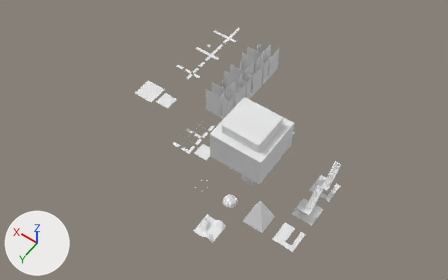
The Blender file blend_files/00template.blend, before and after one commit.
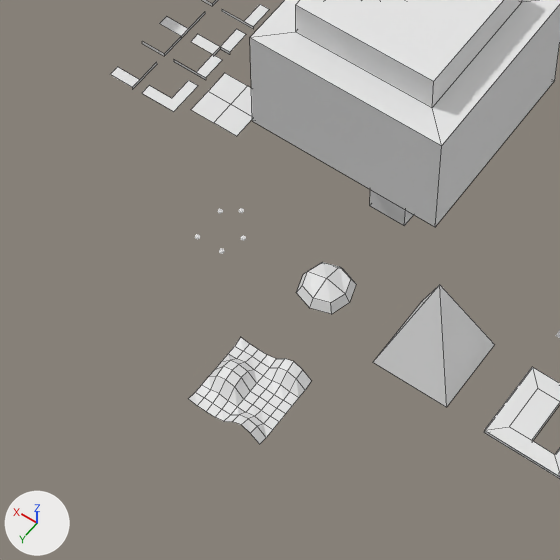
The first picture shows the older version from a camera (50 mm lens) standing at (-14.5, 28.0, 45.9) and looking at (6.4, -1.2, 0.1). The close-ups show both versions on the part from 32% to 65% of the width and 44% to 98% of the height of that picture; other places that the commit changed are outside them. The axes (+X, +Y, +Z) are drawn at lower left. The lights are the same throughout. The close-ups show mesh edges as thin lines.

The first close-up shows 'BOULDER', 'BROOK_BED', 'FLOOR_CENTER', 'FLOOR_FLFLFL', 'RAMP', 'STAIR_DOWN', 'TREE'.
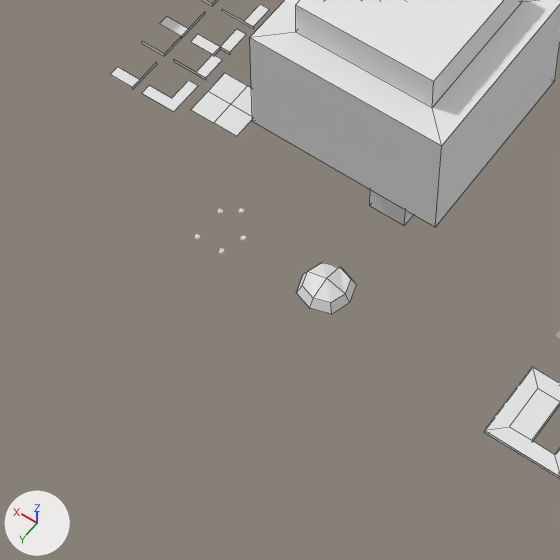
What the commit changed:
me_cube_002 is used by ob_brook_bed; location (1.0, 8.0, -3.0).
me_cube_002 had 81 vertices, 64 faces and spanned x 0.0..2.0, y -2.0..0.0, z 2.6..3.05.
me_cube_002 now has 0 vertices, 0 faces and spans empty.
me_cube_002 part 1: the whole mesh is rebuilt.
me_cube_006 is used by ob_ramp; location (-2.0, 5.0, 0.0).
me_cube_006 had 5 vertices, 4 faces and spanned x 0.0..2.0, y -2.0..0.0, z 0.1..3.0.
me_cube_006 now has 0 vertices, 0 faces and spans empty.
me_cube_006 part 2: the whole mesh is rebuilt.
Object 'BROOK_BED' (ob_brook_bed) moves from (1.0, 8.0, -3.0) to (-2.0, 5.0, 0.0).
Object 'RAMP' (ob_ramp) moves from (-2.0, 5.0, 0.0) to (-2.0, 3.0, 0.0).

Boxes (x1, y1, x2, y2) around the edits, measured in the close-ups (560 x 560 px):
'RAMP', no longer drawn
    before: (373, 285, 495, 407)
'BROOK_BED', no longer drawn
    before: (189, 337, 311, 444)
